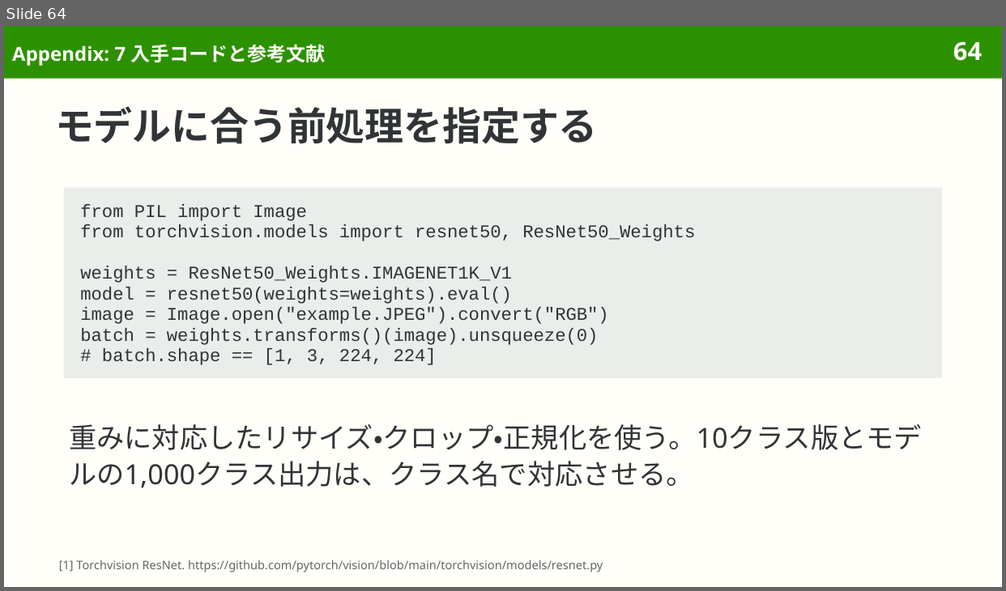
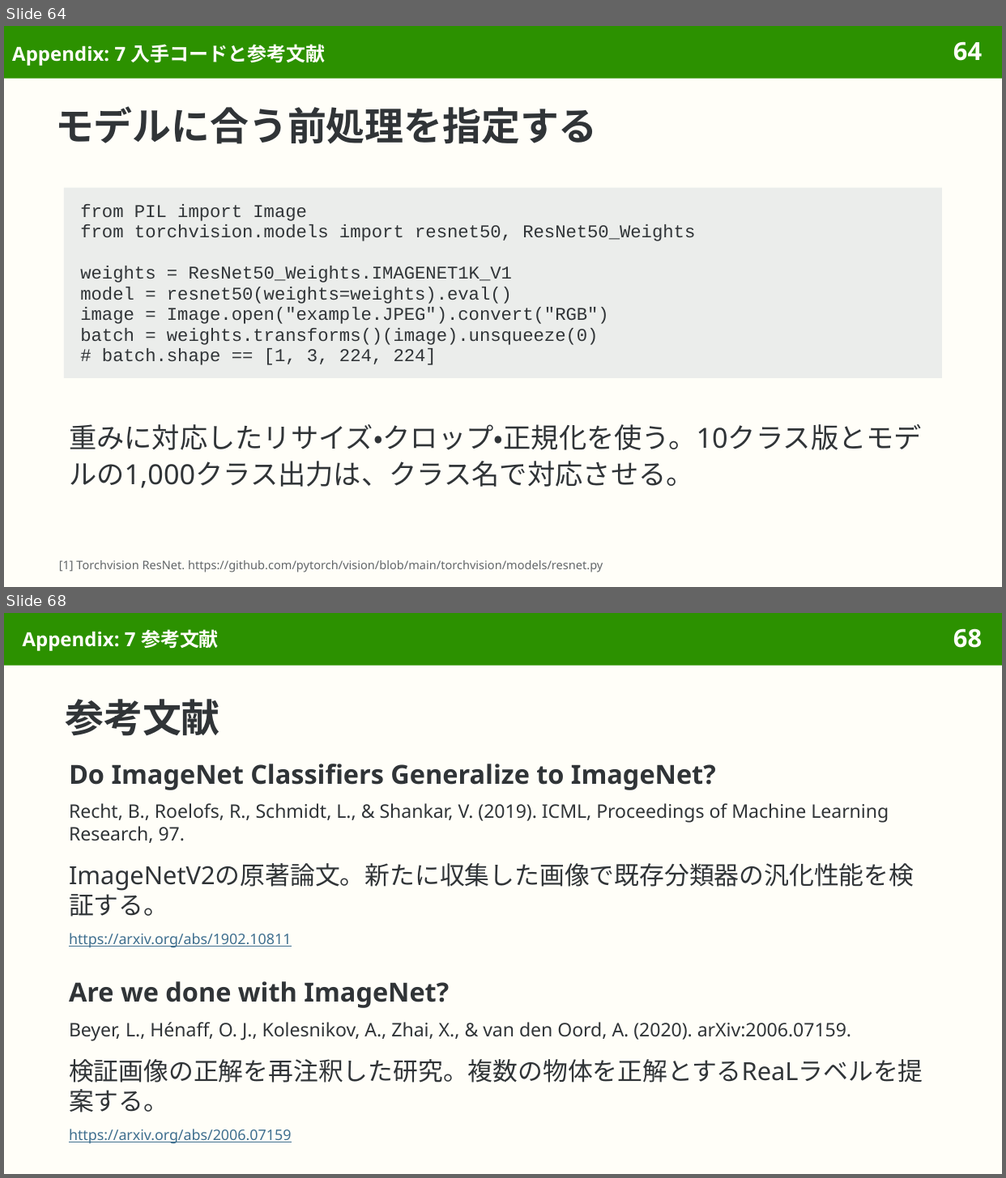
Before and after one commit to sasakiy84/datasets-in-10-minutes, a slide deck: slides/datasets-in-10-minutes-imagenet.pptx. Shown one above the other, each under a label of ours: slide 64 before the commit, slides 64 and 68 after it; the slides between them are not shown. The pictures are 1006x591 and 1006x1178 pixels, drawn with LibreOffice and Linux fonts; fonts in the diff are those of the drawing. Boxes give left, top, right and bottom in pixels: in the first picture for what was removed or moved away, otherwise in the second. Text is boxed around its words. In the diff, an @@ line names an element or a change of style, - is before the commit and + after.

```diff
--- a/slides/datasets-in-10-minutes-imagenet.pptx
+++ b/slides/datasets-in-10-minutes-imagenet.pptx
@@ slide 68 added at (4,613,1002,1174), background #FFFEF8; not listed: 2 template elements that a slide beside it also shows @@
@@ title added at (23,629,219,651), 14 pt, text #FFFEF8, bold @@
+Appendix: 7 参考文献
@@ title added at (65,699,219,736), 28 pt, text #303437, bold @@
+参考文献
@@ text added at (69,764,716,790), 19 pt, text #303437, bold @@
+Do ImageNet Classifiers Generalize to ImageNet?
@@ text added at (69,803,889,843), 13.5 pt, text #303437 @@
+Recht, B., Roelofs, R., Schmidt, L., & Shankar, V. (2019). ICML, Proceedings of Machine Learning Research, 97.
@@ text added at (69,863,914,917), 18 pt, text #303437 @@
+ImageNetV2の原著論文。新たに収集した画像で既存分類器の汎化性能を検証する。
@@ text added at (69,933,292,948), 10.5 pt, text #3F6F8F, underline @@
+https://arxiv.org/abs/1902.10811
@@ text added at (69,982,449,1008), 19 pt, text #303437, bold @@
+Are we done with ImageNet?
@@ text added at (69,1022,851,1041), 13.5 pt, text #303437 @@
+Beyer, L., Hénaff, O. J., Kolesnikov, A., Zhai, X., & van den Oord, A. (2020). arXiv:2006.07159.
@@ text added at (69,1059,923,1113), 18 pt, text #303437 @@
+検証画像の正解を再注釈した研究。複数の物体を正解とするReaLラベルを提案する。
@@ text added at (69,1129,292,1144), 10.5 pt, text #3F6F8F, underline @@
+https://arxiv.org/abs/2006.07159
```
Also in this commit, not shown: 4 other slides added, 3 slides removed, 10 other files.
